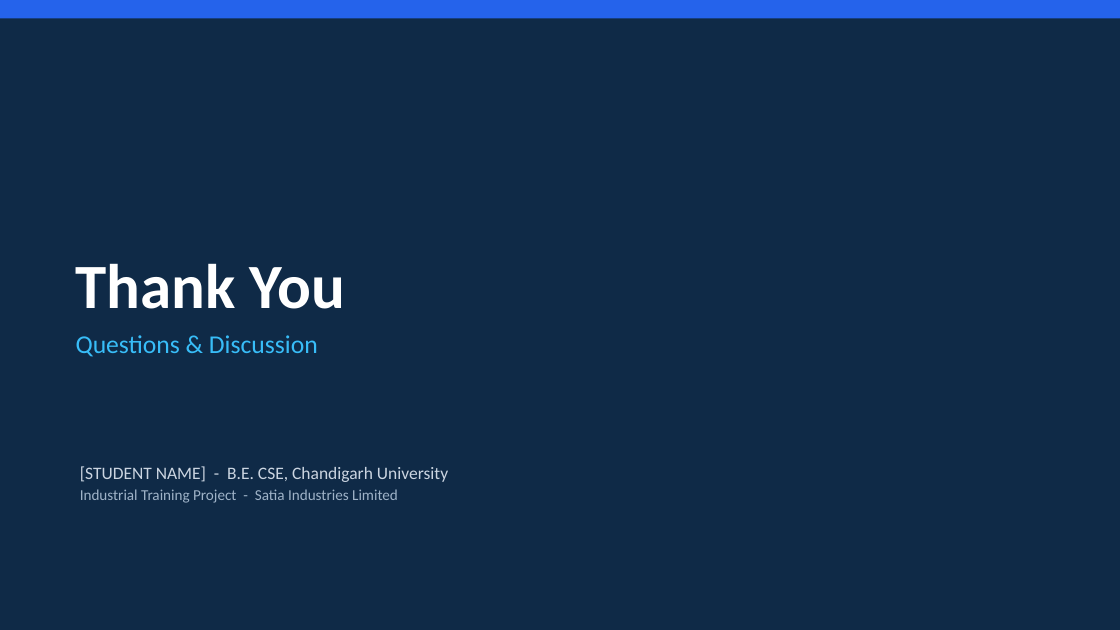
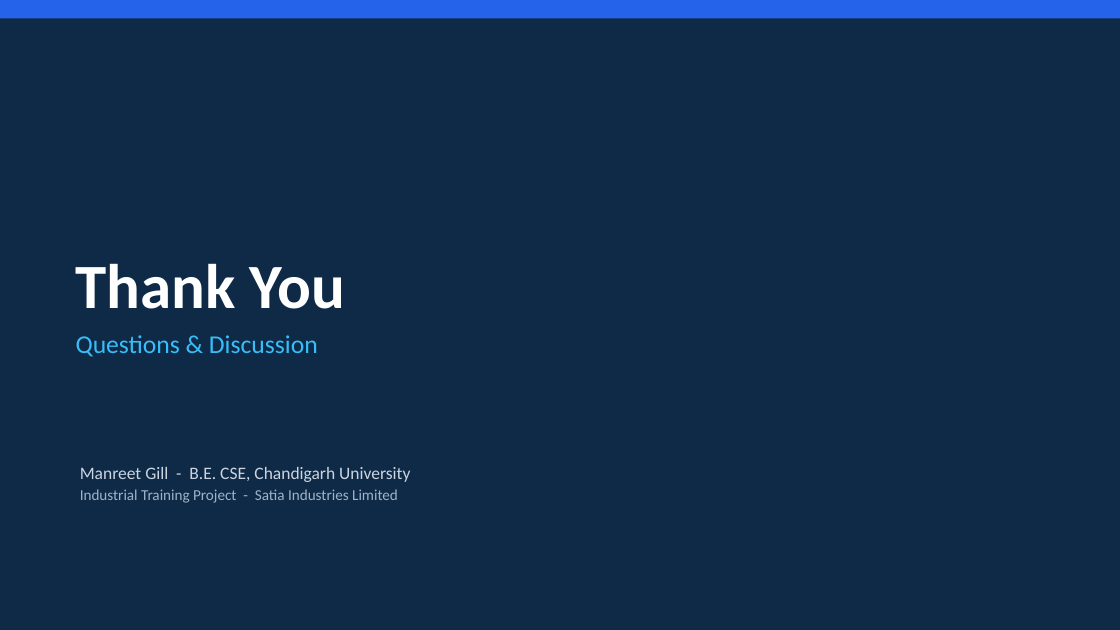
Before and after one commit to gillmreet01/MillPulse, a slide deck: slide 24 of docs/Smart_Paper_Mill_Presentation.pptx. Drawn at 1120x630 pixels with LibreOffice and Linux fonts; fonts in the diff are those of the drawing. Boxes give left, top, right and bottom in pixels: in the first picture for what was removed or moved away, otherwise in the second. Text is boxed around its words. In the diff, an @@ line names an element or a change of style, - is before the commit and + after.

```diff
--- a/docs/Smart_Paper_Mill_Presentation.pptx
+++ b/docs/Smart_Paper_Mill_Presentation.pptx
@@ text at (80,467,410,482): text changed @@
-[STUDENT NAME] - B.E. CSE, Chandigarh University
+Manreet Gill - B.E. CSE, Chandigarh University
```
Also in this commit, not shown: 1 other slide changed, 9 other files.
